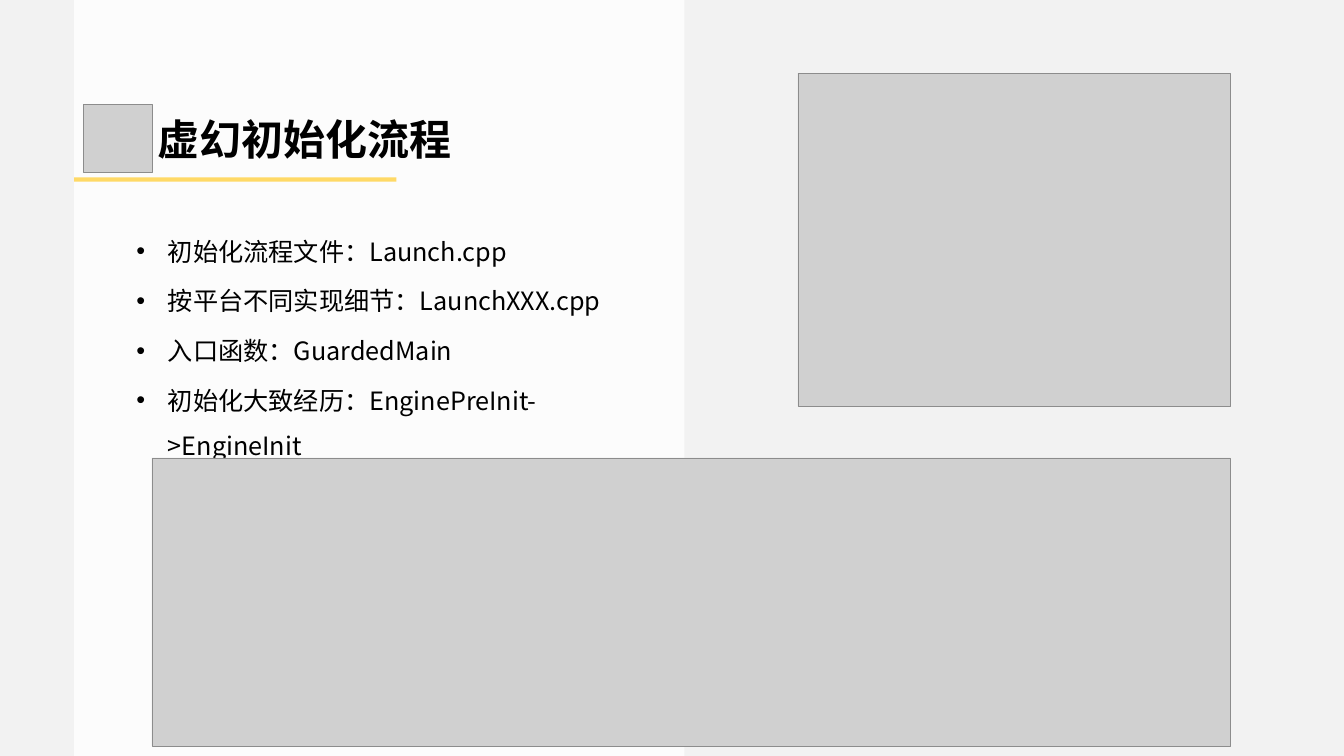
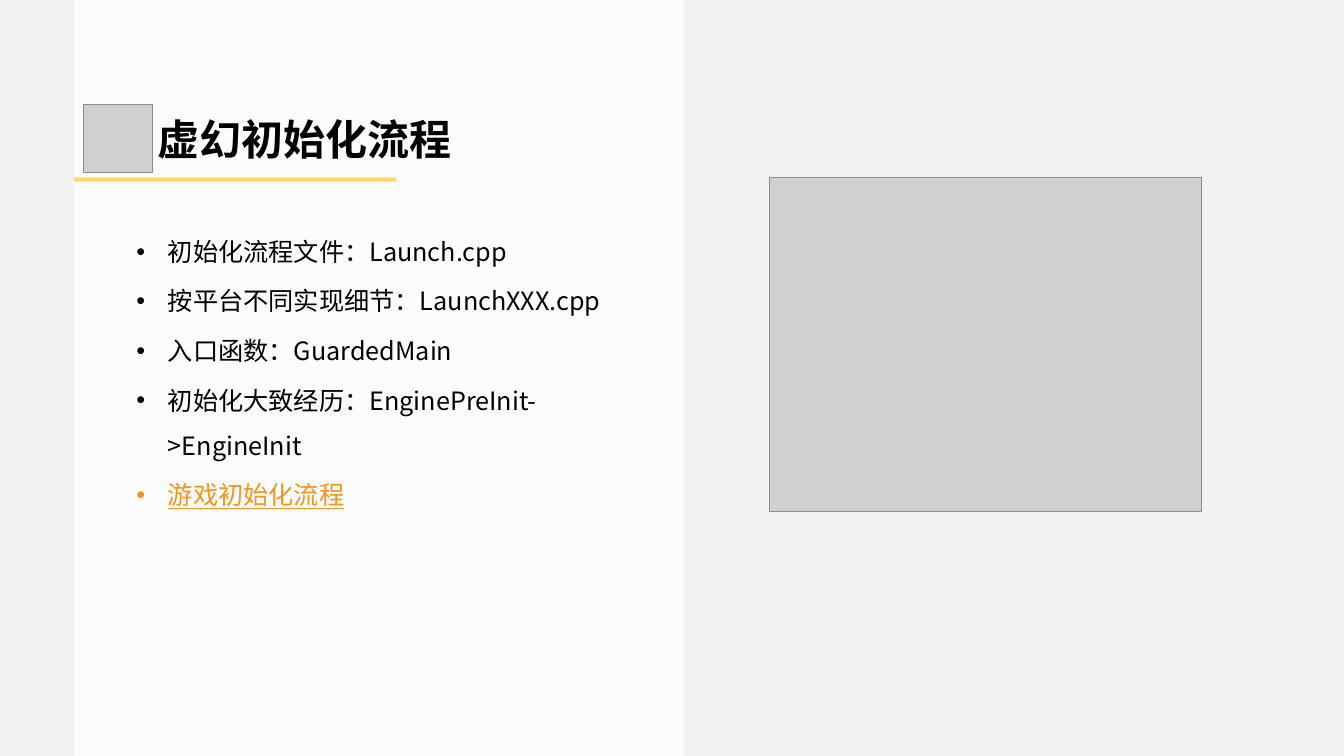
Before and after one commit to doomlover/KSGameEngineTutorials, a slide deck: slide 10 of PPTs/04.引擎基础概念与底层实用系统.pptx. Drawn at 1344x756 pixels with LibreOffice and Linux fonts; fonts in the diff are those of the drawing; grey boxes stand for pictures. Boxes give left, top, right and bottom in pixels: in the first picture for what was removed or moved away, otherwise in the second. Text is boxed around its words. In the diff, an @@ line names an element or a change of style, - is before the commit and + after.

```diff
--- a/PPTs/04.引擎基础概念与底层实用系统.pptx
+++ b/PPTs/04.引擎基础概念与底层实用系统.pptx
@@ picture: place and size @@
-picture at (798,73,1230,406)
+picture at (769,177,1201,510)
@@ picture removed at (152,458,1230,746) @@
@@ text at (168,483,344,509): paragraph added @@
+• 游戏初始化流程
```
Also in this commit, not shown: 13 other slides changed, 6 slides added, 9 slides removed.
